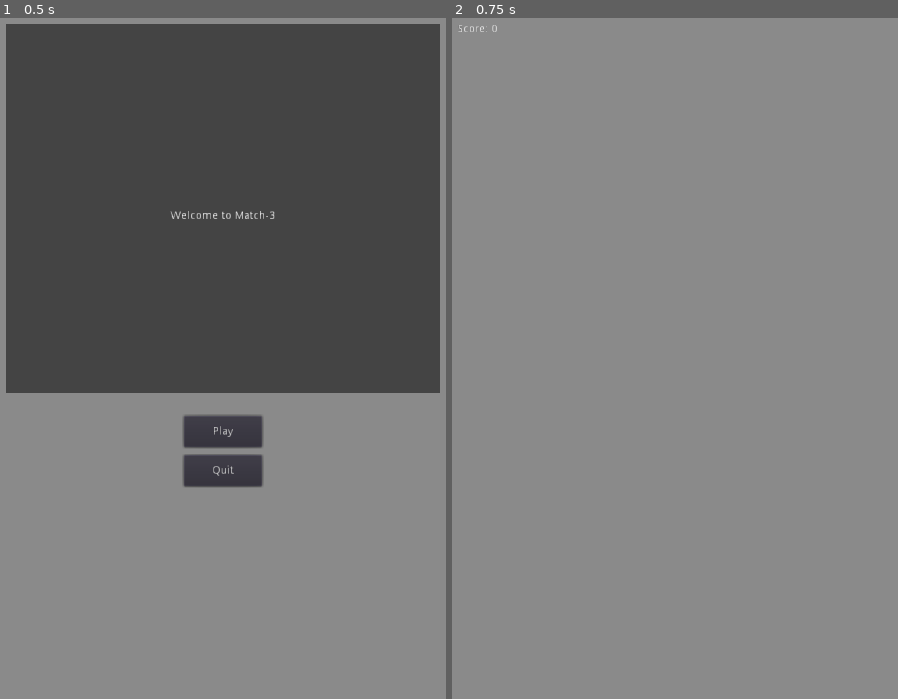
Above: before the commit, frames 1-2 (left to right).
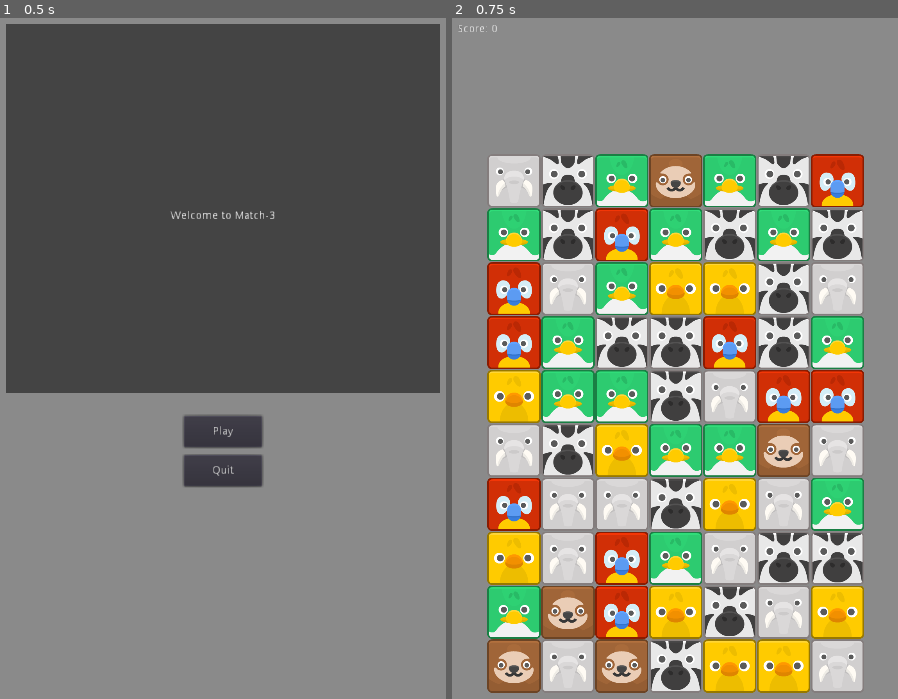
Above: after the commit, the same moments.

Repository: vtlanglois/Exercise-03a-Color-and-Particles
Game: Godot game, scene res://UI/Menu.tscn
Two runs of this game, one before a commit and one after it. Both use one fixed random seed, a clock stepped at 60 frames per second and the inputs below.
Inputs:
- Up to frame 1 (0.5 s): no input
- Up to frame 2 (0.75 s): click "Play" at 0.5 s

Frame 1 is identical in both runs. In frame 2, 62% of the frame differs, in the area x 7-93%, y 19-100%.
Error before the commit: Attempt to call function 'instance' in base 'null instance' on a null instance. (res://Grid/grid.gd:56)

Commit message:
Completed video

Diff:
--- a/Game.tscn
+++ b/Game.tscn
@@ -8,11 +8,11 @@
 
 [node name="grid" type="Node2D" parent="."]
 script = ExtResource( 1 )
-width = 4
-height = 5
-xStart = 96
+width = 7
+height = 10
+xStart = 82
 yStart = 832
-offset = 128
+offset = 69
 background = ExtResource( 2 )
 
 [node name="HUD" type="Control" parent="."]
--- a/Grid/grid.gd
+++ b/Grid/grid.gd
@@ -13,9 +13,12 @@
 
 # Piece Stuff
 var possible_pieces = [
-	load("res://Pieces/Red.tscn"),
-	load("res://Pieces/Green.tscn"),
-	load("res://Pieces/Blue.tscn")
+	load("res://Pieces/Chick.tscn"),
+	load("res://Pieces/Duck.tscn"),
+	load("res://Pieces/Elephant.tscn"),
+	load("res://Pieces/Parrot.tscn"),
+	load("res://Pieces/Sloth.tscn"),
+	load("res://Pieces/Zebra.tscn")
 ]
 
 var all_pieces
--- /dev/null
+++ b/Pieces/Chick.tscn
@@ -0,0 +1,13 @@
+[gd_scene load_steps=3 format=2]
+
+[ext_resource path="res://Pieces/Piece.tscn" type="PackedScene" id=1]
+[ext_resource path="res://Assets/chick.png" type="Texture" id=2]
+
+[node name="Piece" instance=ExtResource( 1 )]
+color = "Chick"
+
+[node name="Sprite" parent="." index="0"]
+texture = ExtResource( 2 )
+
+[node name="Select" parent="." index="2"]
+texture = ExtResource( 2 )
--- /dev/null
+++ b/Pieces/Duck.tscn
@@ -0,0 +1,13 @@
+[gd_scene load_steps=3 format=2]
+
+[ext_resource path="res://Pieces/Piece.tscn" type="PackedScene" id=1]
+[ext_resource path="res://Assets/duck.png" type="Texture" id=2]
+
+[node name="Piece" instance=ExtResource( 1 )]
+color = "Duck"
+
+[node name="Sprite" parent="." index="0"]
+texture = ExtResource( 2 )
+
+[node name="Select" parent="." index="2"]
+texture = ExtResource( 2 )
--- /dev/null
+++ b/Pieces/Elephant.tscn
@@ -0,0 +1,13 @@
+[gd_scene load_steps=3 format=2]
+
+[ext_resource path="res://Pieces/Piece.tscn" type="PackedScene" id=1]
+[ext_resource path="res://Assets/elephant.png" type="Texture" id=2]
+
+[node name="Piece" instance=ExtResource( 1 )]
+color = "Elephant"
+
+[node name="Sprite" parent="." index="0"]
+texture = ExtResource( 2 )
+
+[node name="Select" parent="." index="2"]
+texture = ExtResource( 2 )
--- /dev/null
+++ b/Pieces/Parrot.tscn
@@ -0,0 +1,13 @@
+[gd_scene load_steps=3 format=2]
+
+[ext_resource path="res://Pieces/Piece.tscn" type="PackedScene" id=1]
+[ext_resource path="res://Assets/parrot.png" type="Texture" id=2]
+
+[node name="Piece" instance=ExtResource( 1 )]
+color = "Parrot"
+
+[node name="Sprite" parent="." index="0"]
+texture = ExtResource( 2 )
+
+[node name="Select" parent="." index="2"]
+texture = ExtResource( 2 )
--- a/Pieces/Piece.gd
+++ b/Pieces/Piece.gd
@@ -9,11 +9,18 @@
 var dying = false
 
 func _ready():
-	pass
+	$Select.texture = $Sprite.texture
+	$Select.scale = $Sprite.scale
 
 func _physics_process(_delta):
 	if dying:
 		queue_free()
+		if selected:
+			$Select.show()
+			$Selected.emitting = true
+		else:
+			$Select.hide()
+			$Selected.emitting = false
 
 
 func move_piece(change):
--- a/Pieces/Piece.tscn
+++ b/Pieces/Piece.tscn
@@ -1,10 +1,57 @@
-[gd_scene load_steps=3 format=2]
+[gd_scene load_steps=10 format=2]
 
 [ext_resource path="res://Pieces/Piece.gd" type="Script" id=1]
-[ext_resource path="res://icon.png" type="Texture" id=2]
+[ext_resource path="res://Assets/bear.png" type="Texture" id=2]
+[ext_resource path="res://Assets/star.png" type="Texture" id=3]
+
+[sub_resource type="Gradient" id=1]
+offsets = PoolRealArray( 0, 0.61, 0.994083, 1 )
+colors = PoolColorArray( 0, 0, 0, 1, 0.863905, 0.863905, 0.863905, 1, 1, 1, 1, 0, 1, 1, 1, 1 )
+
+[sub_resource type="GradientTexture" id=2]
+gradient = SubResource( 1 )
+
+[sub_resource type="Curve" id=3]
+_data = [ Vector2( 0.0260417, 0 ), 0.0, 0.0, 0, 0, Vector2( 1, 1 ), 0.0, 0.0, 0, 0 ]
+
+[sub_resource type="CurveTexture" id=4]
+curve = SubResource( 3 )
+
+[sub_resource type="ParticlesMaterial" id=5]
+flag_disable_z = true
+direction = Vector3( 0, 0, 0 )
+spread = 180.0
+gravity = Vector3( 0, 0, 0 )
+initial_velocity = 150.0
+initial_velocity_random = 0.25
+orbit_velocity = 1.0
+orbit_velocity_random = 1.0
+scale = 0.2
+scale_curve = SubResource( 4 )
+color_ramp = SubResource( 2 )
+hue_variation = 1.0
+hue_variation_random = 1.0
+
+[sub_resource type="CanvasItemMaterial" id=6]
+blend_mode = 1
 
 [node name="Piece" type="Node2D"]
 script = ExtResource( 1 )
+color = "Bear"
 
 [node name="Sprite" type="Sprite" parent="."]
+scale = Vector2( 0.5, 0.5 )
 texture = ExtResource( 2 )
+
+[node name="Selected" type="Particles2D" parent="."]
+emitting = false
+lifetime = 0.75
+process_material = SubResource( 5 )
+texture = ExtResource( 3 )
+
+[node name="Select" type="Sprite" parent="."]
+visible = false
+modulate = Color( 1, 1, 0, 1 )
+material = SubResource( 6 )
+scale = Vector2( 0.5, 0.5 )
+texture = ExtResource( 2 )
--- /dev/null
+++ b/Pieces/Sloth.tscn
@@ -0,0 +1,10 @@
+[gd_scene load_steps=3 format=2]
+
+[ext_resource path="res://Pieces/Piece.tscn" type="PackedScene" id=1]
+[ext_resource path="res://Assets/sloth.png" type="Texture" id=2]
+
+[node name="Piece" instance=ExtResource( 1 )]
+color = "Sloth"
+
+[node name="Sprite" parent="." index="0"]
+texture = ExtResource( 2 )
--- /dev/null
+++ b/Pieces/Zebra.tscn
@@ -0,0 +1,10 @@
+[gd_scene load_steps=3 format=2]
+
+[ext_resource path="res://Pieces/Piece.tscn" type="PackedScene" id=1]
+[ext_resource path="res://Assets/zebra.png" type="Texture" id=2]
+
+[node name="Piece" instance=ExtResource( 1 )]
+color = "Zebra"
+
+[node name="Sprite" parent="." index="0"]
+texture = ExtResource( 2 )
